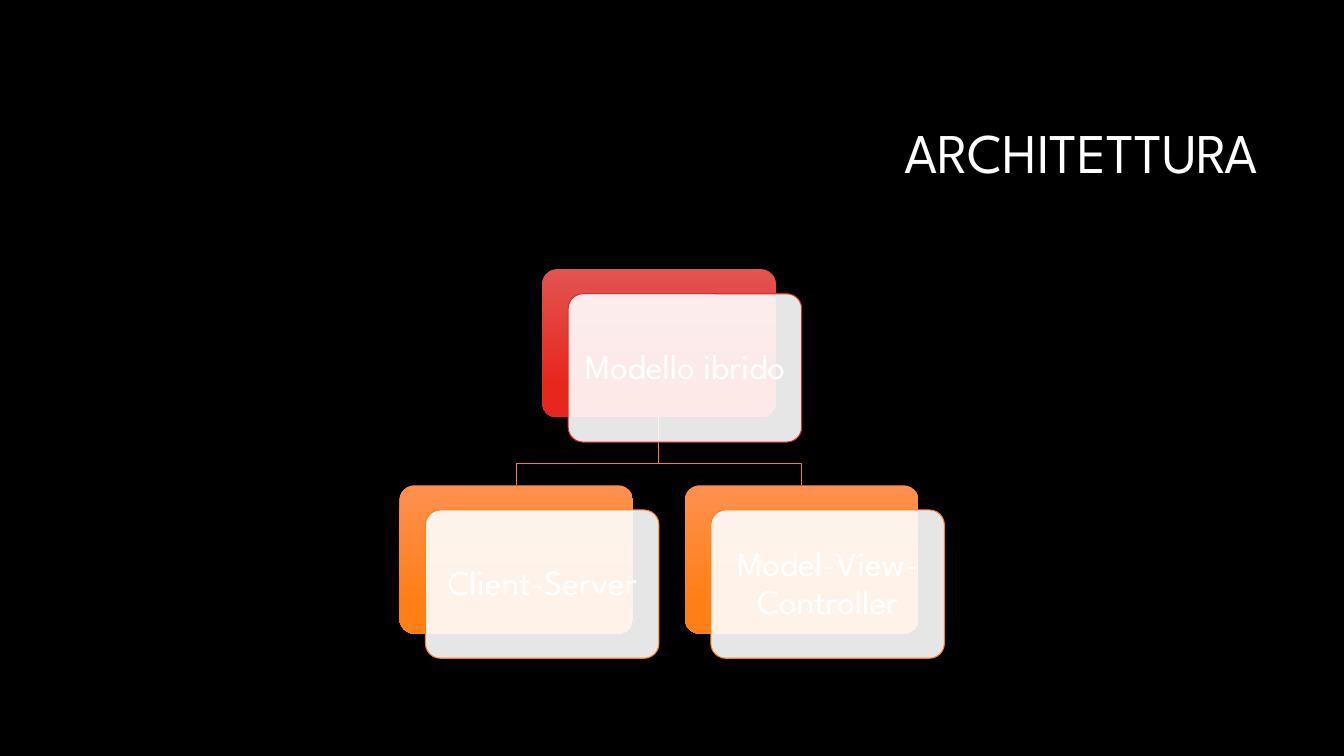
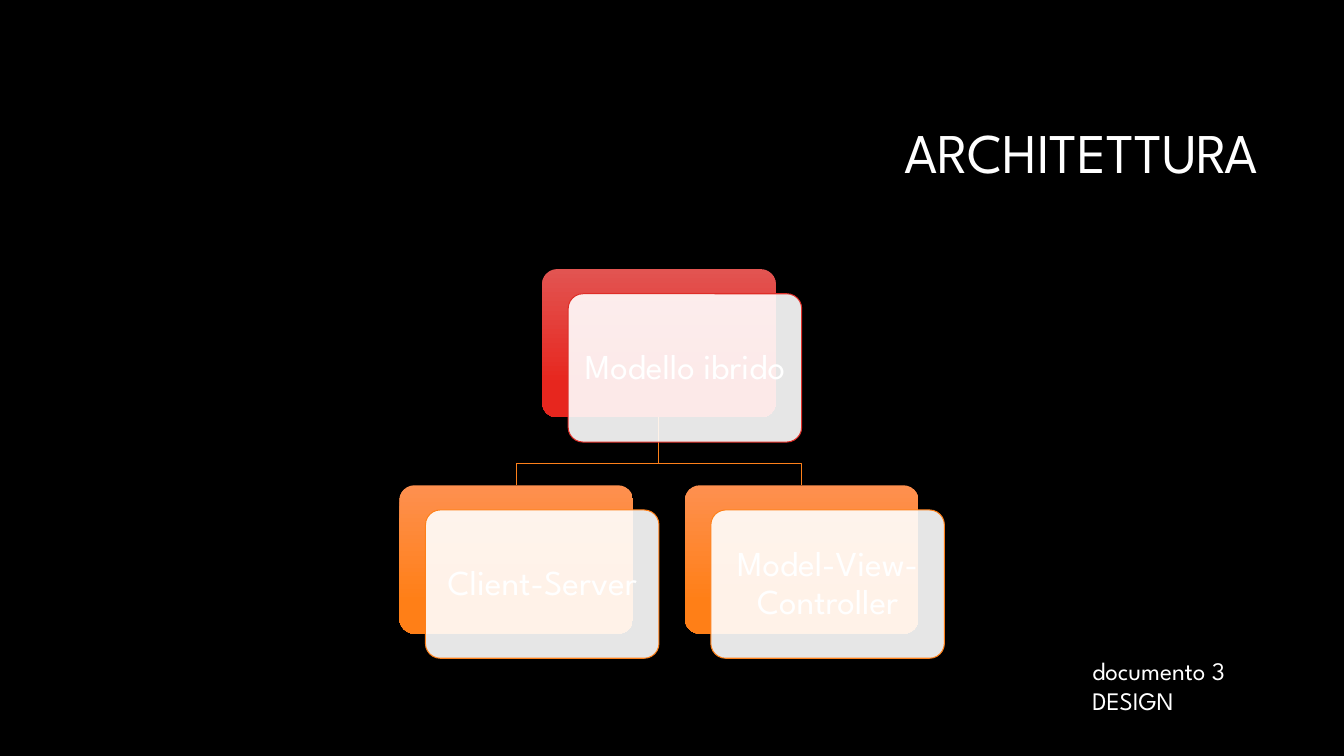
Before and after one commit to Andrei-Soava/Uno, a slide deck: slide 10 of documentazione/ONE_presentazione.pptx. Drawn at 1344x756 pixels with LibreOffice and Linux fonts; fonts in the diff are those of the drawing; background and template pictures are left out. Boxes give left, top, right and bottom in pixels: in the first picture for what was removed or moved away, otherwise in the second. Text is boxed around its words. In the diff, an @@ line names an element or a change of style, - is before the commit and + after.

```diff
--- a/documentazione/ONE_presentazione.pptx
+++ b/documentazione/ONE_presentazione.pptx
@@ text added at [1092,662,1225,711], 18 pt, text #FFFFFF @@
+documento 3 DESIGN
```
Also in this commit, not shown: 6 other slides changed, 5 other files.
